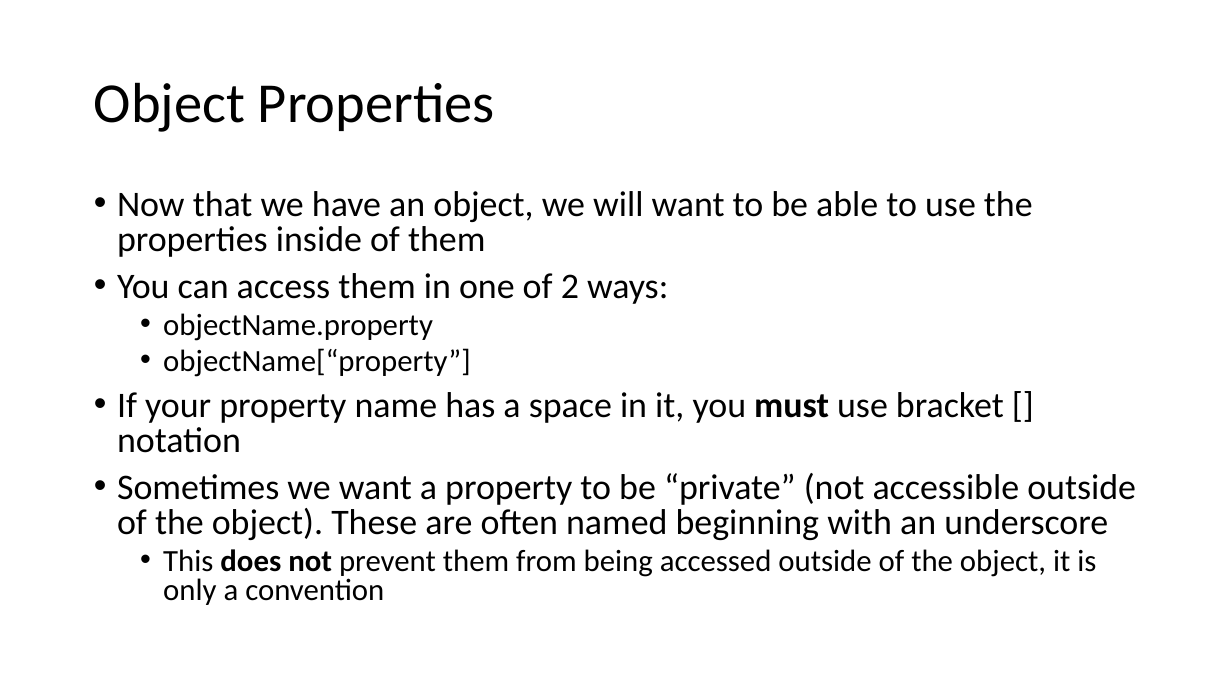
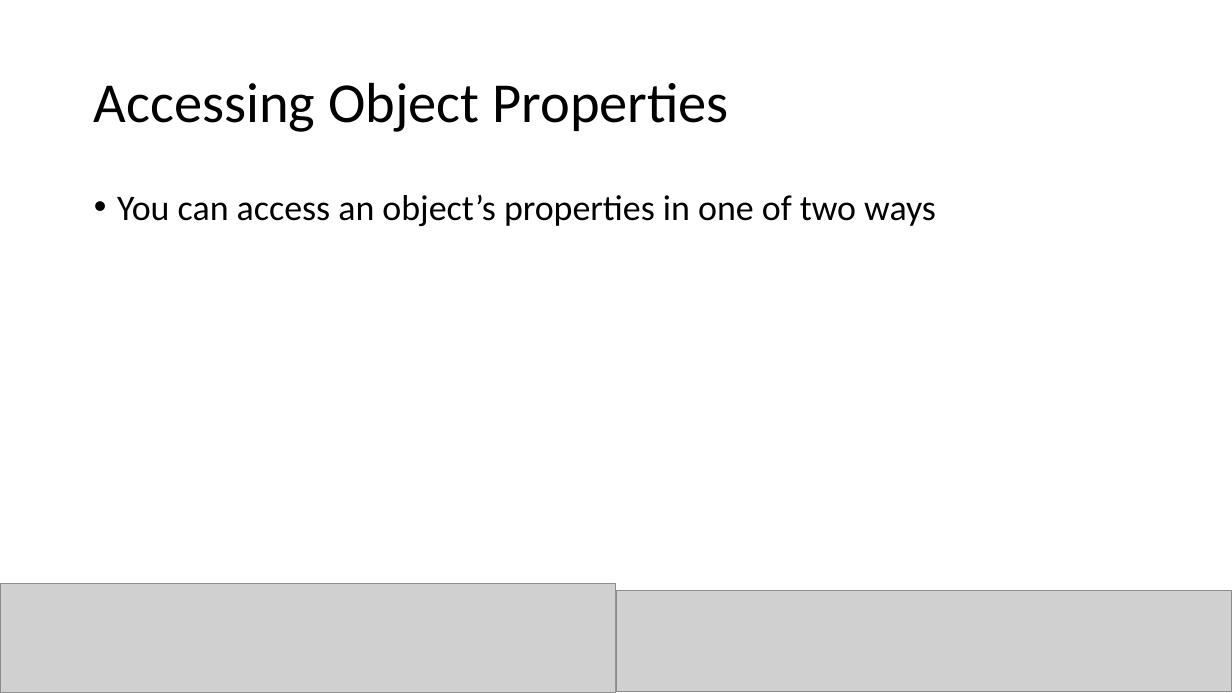
Before and after one commit to YWCANWIL-TechLab/Module3-Exercises, a slide deck: slide 41 of slides/Module 3 - Data Types.pptx (slide 21 before the commit). Drawn at 1232x693 pixels with LibreOffice and Linux fonts; fonts in the diff are those of the drawing; grey boxes stand for pictures. Boxes give left, top, right and bottom in pixels: in the first picture for what was removed or moved away, otherwise in the second. Text is boxed around its words. In the diff, an @@ line names an element or a change of style, - is before the commit and + after.

```diff
--- a/slides/Module 3 - Data Types.pptx
+++ b/slides/Module 3 - Data Types.pptx
@@ title at (94,82,729,132): text changed @@
-Object Properties
+Accessing Object Properties
@@ text at (117,195,936,226): text changed @@
-• Now that we have an object, we will want to be able to use the properties inside of them
-• You can access them in one of 2 ways:
-  • objectName.property
-  • objectName[“property”]
-• If your property name has a space in it, you must use bracket [] notation
-• Sometimes we want a property to be “private” (not accessible outside of the object). These are often named beginning with an underscore
-  • This does not prevent them from being accessed outside of the object, it is only a convention
+• You can access an object’s properties in one of two ways
@@ picture added at (0,583,616,693) @@
@@ picture added at (616,591,1232,691) @@
```
Also in this commit, not shown: 8 other slides changed, 40 slides added, 17 slides removed.
